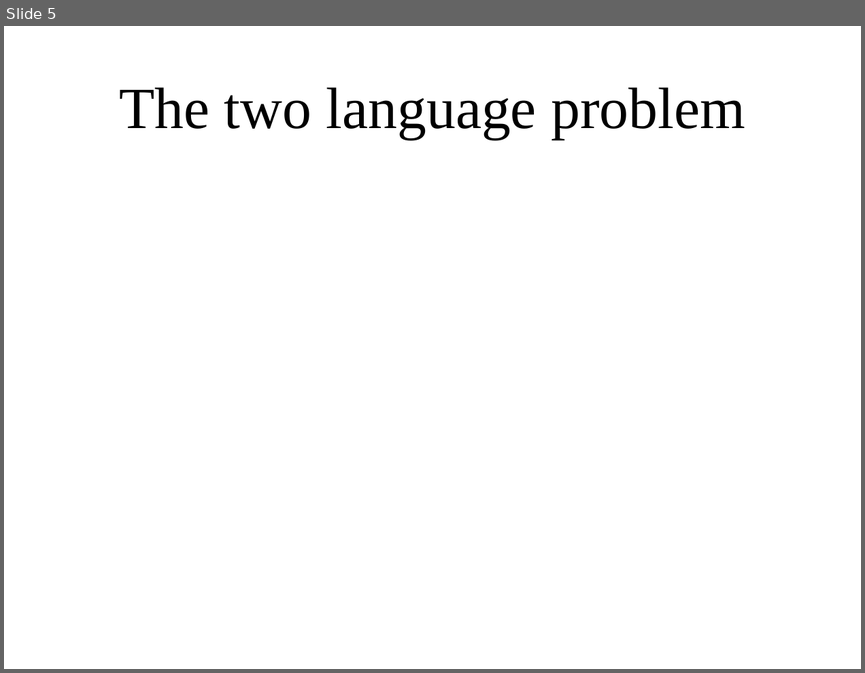
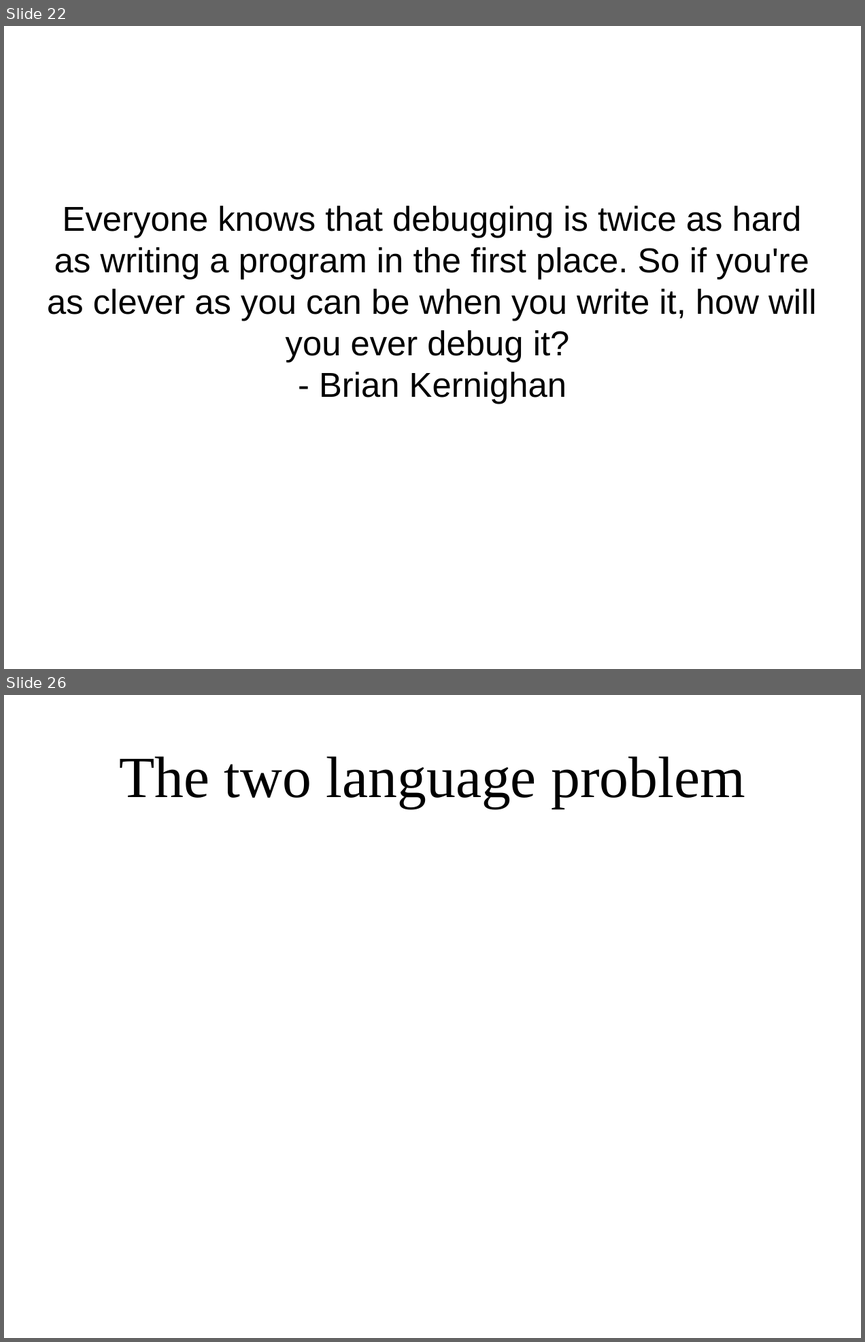
Before and after one commit to amueller/applied_ml_spring_2017, a slide deck: slides/aml-02-012317.odp. Shown one above the other, each under a label of ours: slide 5 before the commit, slides 22 and 26 after it; the slides between them are not shown. The pictures are 865x673 and 865x1342 pixels, drawn with LibreOffice and Linux fonts; fonts in the diff are those of the drawing. Boxes give left, top, right and bottom in pixels: in the first picture for what was removed or moved away, otherwise in the second. Text is boxed around its words. In the diff, an @@ line names an element or a change of style, - is before the commit and + after.

```diff
--- a/slides/aml-02-012317.odp
+++ b/slides/aml-02-012317.odp
@@ slide 22 added at [4,26,861,669], background #FFFFFF @@
@@ subtitle added at [47,206,817,404], 32 pt, text #000000 @@
+Everyone knows that debugging is twice as hard as writing a program in the first place. So if you're as clever as you can be when you write it, how will you ever debug it?
+- Brian Kernighan
@@ what was slide 5 is now slide 26 @@
```
Also in this commit, not shown: 2 slides changed, 27 other slides added, 2 slides removed.
